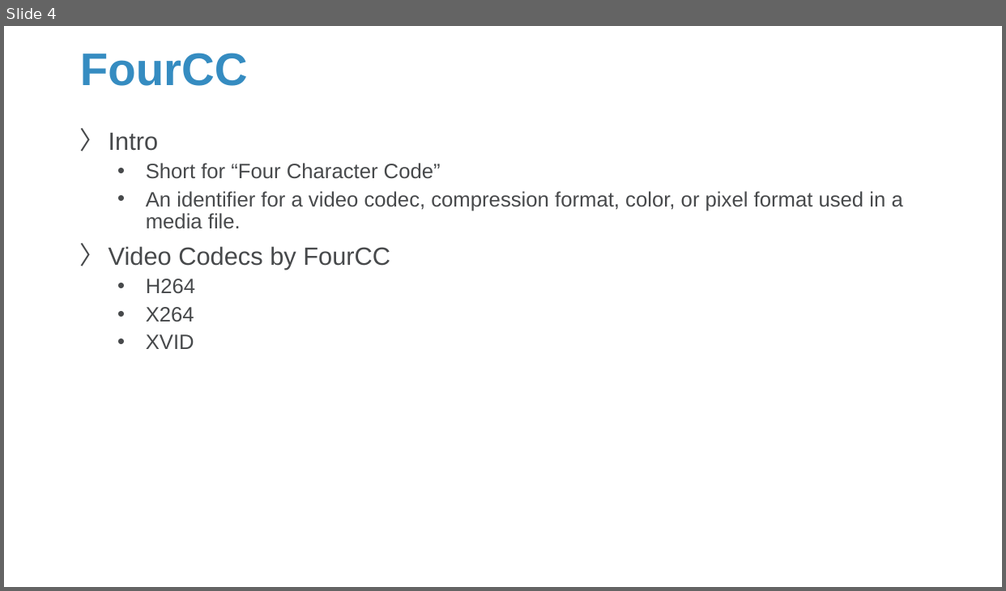
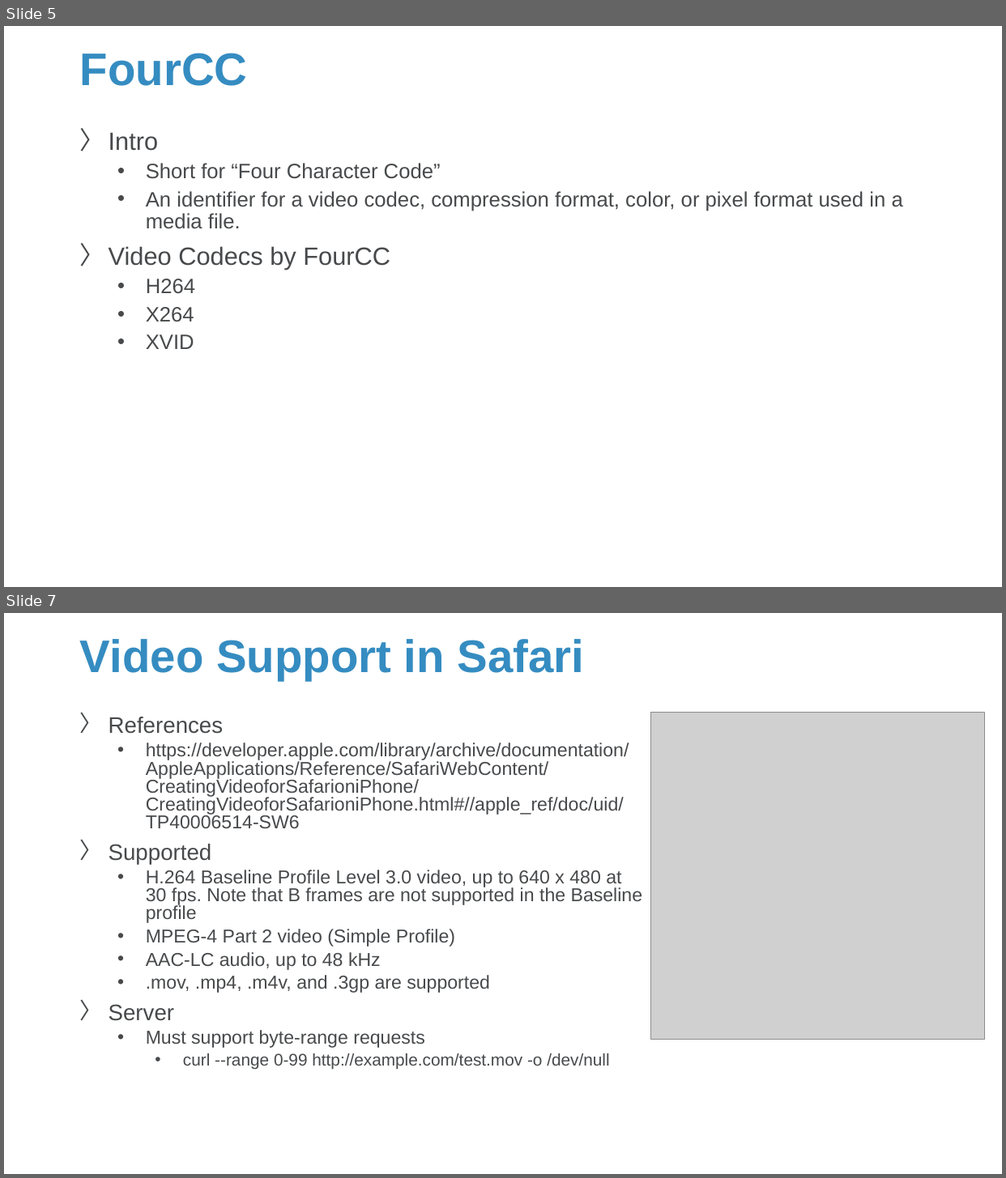
Before and after one commit to Sparks-Lu/TechNotes, a slide deck: Misc/Media-Notes.pptx. Shown one above the other, each under a label of ours: slide 4 before the commit, slides 5 and 7 after it; the slides between them are not shown. The pictures are 1006x591 and 1006x1178 pixels, drawn with LibreOffice and Linux fonts; fonts in the diff are those of the drawing; grey boxes stand for pictures; background and template pictures are left out. Boxes give left, top, right and bottom in pixels: in the first picture for what was removed or moved away, otherwise in the second. Text is boxed around its words. In the diff, an @@ line names an element or a change of style, - is before the commit and + after.

```diff
--- a/Misc/Media-Notes.pptx
+++ b/Misc/Media-Notes.pptx
@@ slide 7 added at (4, 613, 1002, 1174), background picture (left out) @@
@@ title added at (80, 639, 585, 681), 44 pt, text #358CC1, bold @@
+Video Support in Safari
@@ text added at (108, 717, 643, 1070), 18 pt, text #47494B @@
+〉 References
+  • https://developer.apple.com/library/archive/documentation/AppleApplications/Reference/SafariWebContent/CreatingVideoforSafarioniPhone/CreatingVideoforSafarioniPhone.html#//apple_ref/doc/uid/TP40006514-SW6
+〉 Supported
+  • H.264 Baseline Profile Level 3.0 video, up to 640 x 480 at 30 fps. Note that B frames are not supported in the Baseline profile
+  • MPEG-4 Part 2 video (Simple Profile)
+  • AAC-LC audio, up to 48 kHz
+  • .mov, .mp4, .m4v, and .3gp are supported
+〉 Server
+  • Must support byte-range requests
+    • curl --range 0-99 http://example.com/test.mov -o /dev/null
@@ picture added at (651, 712, 984, 1039) @@
@@ what was slide 4 is now slide 5 @@
```
Also in this commit, not shown: 1 slide changed, 1 other slide added, 12 other files.
